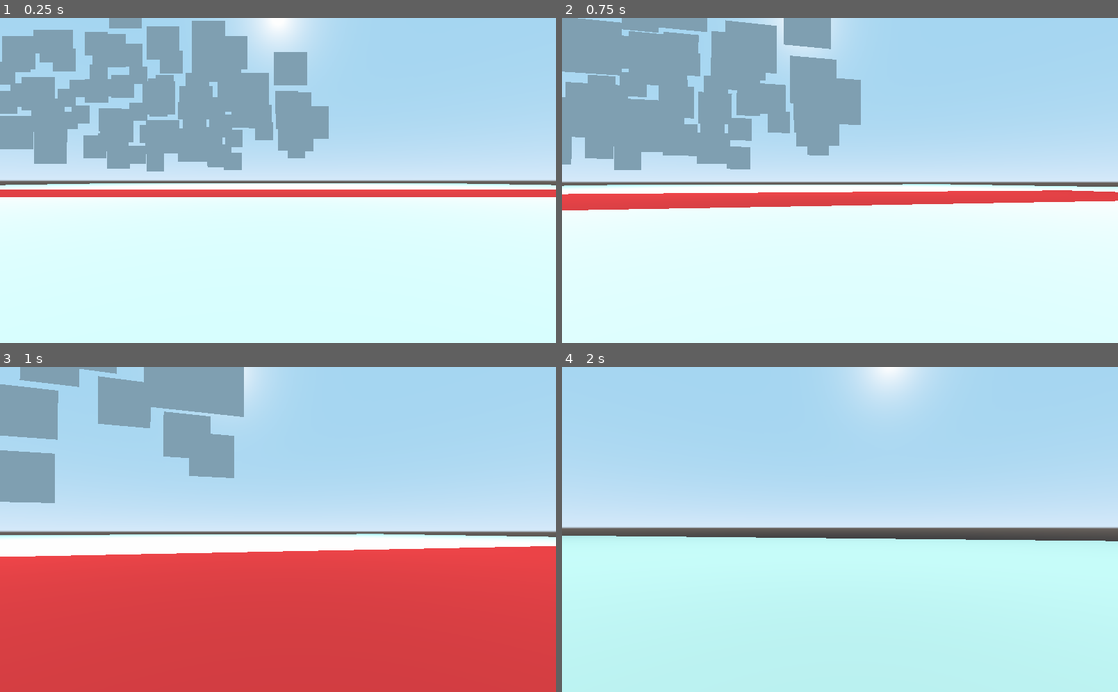
Above: before the commit, frames 1-4 (two rows, left to right).
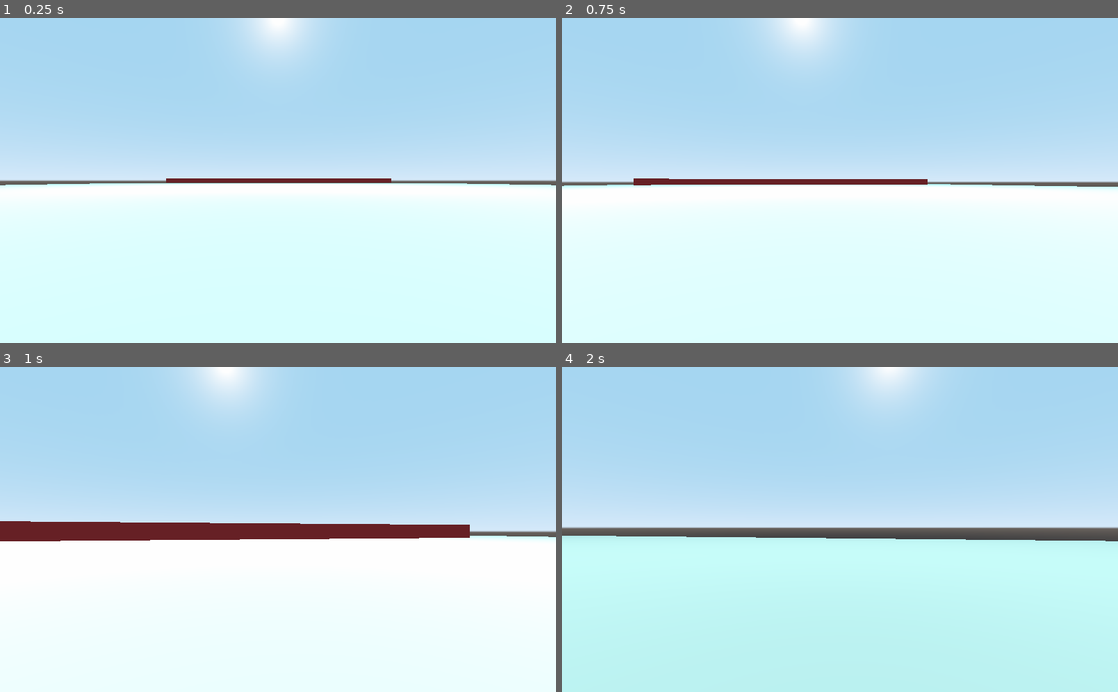
Above: after the commit, the same moments.

Repository: Solcany/latent_garden
Game: Godot game, scene res://latentWalker3d.tscn
Same seed, same stepped clock (60 frames per second), same inputs: the game is played once before the commit and once after it.
Inputs (mouse positions are in pixels of both pictures, inside the frame that each line leads up to):
- Up to frame 1 (0.25 s): no input
- Up to frame 2 (0.75 s): tap Enter at 0.5 s; move the mouse to (867, 180) at 0.52 s; hold Up from 0.53 s (still down); tap Q at 0.6 s
- Up to frame 3 (1 s): keep holding Up
- Up to frame 4 (2 s): keep holding Up; move the mouse to (812, 529) at 1.27 s; tap E at 1.35 s

The runs differ from the first frame. In frame 1, 21% of the frame differs, in the area x 0-100%, y 0-56%; in frame 2, 24%; in frame 3, 57%, in the area x 0-100%, y 0-100%; in frame 4, nothing differs.

Commit message:
spawn multiple player detectors

Diff:
--- /dev/null
+++ b/front_end/latent_garden_godot/PlayerDetector.tscn
@@ -0,0 +1,26 @@
+[gd_scene load_steps=6 format=2]
+
+[ext_resource path="res://floor_3d.gd" type="Script" id=1]
+[ext_resource path="res://printMeshInstanceDimensions.gd" type="Script" id=2]
+
+[sub_resource type="BoxShape" id=4]
+extents = Vector3( 0.5, 0.5, 0.5 )
+
+[sub_resource type="CubeMesh" id=5]
+
+[sub_resource type="SpatialMaterial" id=3]
+albedo_color = Color( 0.807843, 0.184314, 0.184314, 1 )
+
+[node name="Spatial" type="Spatial"]
+
+[node name="BodyEnteredDetector" type="Area" parent="."]
+script = ExtResource( 1 )
+
+[node name="CollisionShape" type="CollisionShape" parent="BodyEnteredDetector"]
+shape = SubResource( 4 )
+
+[node name="MeshInstance" type="MeshInstance" parent="BodyEnteredDetector"]
+transform = Transform( 0.5, 0, 0, 0, -2.18557e-08, -0.01, 0, 0.5, -4.37114e-10, 0, 0, 0 )
+mesh = SubResource( 5 )
+material/0 = SubResource( 3 )
+script = ExtResource( 2 )
--- a/front_end/latent_garden_godot/floor_3d.gd
+++ b/front_end/latent_garden_godot/floor_3d.gd
@@ -1,4 +1,5 @@
 extends Area
+
 
 
 # Declare member variables here. Examples:
@@ -8,7 +9,8 @@
 
 # Called when the node enters the scene tree for the first time.
 func _ready():
-	pass # Replace with function body.
+	connect("body_entered", self, "_on_self_entered")
+	##pass # Replace with function body.
 
 
 # Called every frame. 'delta' is the elapsed time since the previous frame.
@@ -20,10 +22,12 @@
 
 
 func _physics_process(delta):
-	var overlaps : Array = get_overlapping_bodies()
-	if !overlaps.empty():
+
+	pass
+	#var overlaps : Array = get_overlapping_bodies()
+#	if !overlaps.empty():
 #		emit_signal("player_entered");
-		print("overlaps!")
+#		print("overlaps!")
 
 
 #		for ov in overlaps:
@@ -33,3 +37,7 @@
 #	elif(is_in_portal):
 #		is_in_portal = false
 #		emit_signal("player_left_portal")
+
+func _on_self_entered(body):
+	print("Detector:" + self.name)
+	print("body:" + body.name)
--- a/front_end/latent_garden_godot/latentWalker3d.tscn
+++ b/front_end/latent_garden_godot/latentWalker3d.tscn
@@ -1,6 +1,6 @@
 [gd_scene load_steps=11 format=2]
 
-[ext_resource path="res://latentWalker3d.gd" type="Script" id=1]
+[ext_resource path="res://spawn_player_detectors.gd" type="Script" id=1]
 [ext_resource path="res://fps_camera.gd" type="Script" id=2]
 [ext_resource path="res://floor_3d.gd" type="Script" id=3]
 
@@ -28,6 +28,7 @@
 
 [node name="BodyEnteredDetector" type="Area" parent="."]
 transform = Transform( 3, 0, 0, 0, 1, 0, 0, 0, 3, 0, -0.0496547, -0.337947 )
+visible = false
 script = ExtResource( 3 )
 
 [node name="CollisionShape" type="CollisionShape" parent="BodyEnteredDetector"]
@@ -52,15 +53,15 @@
 [node name="cam" type="Camera" parent="3d_player"]
 transform = Transform( 1, 0, 0, 0, 1, 0, 0, 0, 1, 0, 0, 0.0028494 )
 
-[node name="collider" type="RigidBody" parent="3d_player"]
+[node name="player_collider" type="RigidBody" parent="3d_player"]
 
-[node name="MeshInstance" type="MeshInstance" parent="3d_player/collider"]
+[node name="MeshInstance" type="MeshInstance" parent="3d_player/player_collider"]
 transform = Transform( 0.05, 0, 0, 0, -2.18557e-09, -0.05, 0, 0.05, -2.18557e-09, 0, 0.0191733, 0 )
 visible = false
 mesh = SubResource( 6 )
 material/0 = null
 
-[node name="CollisionShape" type="CollisionShape" parent="3d_player/collider"]
+[node name="CollisionShape" type="CollisionShape" parent="3d_player/player_collider"]
 transform = Transform( 0.05, 0, 0, 0, -2.18557e-09, -0.05, 0, 0.05, -2.18557e-09, 0, 0.0191733, 0 )
 shape = SubResource( 7 )
 
--- /dev/null
+++ b/front_end/latent_garden_godot/printMeshInstanceDimensions.gd
@@ -0,0 +1,17 @@
+extends MeshInstance
+
+
+# Declare member variables here. Examples:
+# var a = 2
+# var b = "text"
+
+
+# Called when the node enters the scene tree for the first time.
+func _ready():
+	print(self.scale.y)
+	pass # Replace with function body.
+
+
+# Called every frame. 'delta' is the elapsed time since the previous frame.
+#func _process(delta):
+#	pass
--- /dev/null
+++ b/front_end/latent_garden_godot/spawn_player_detectors.gd
@@ -0,0 +1,32 @@
+extends Spatial
+export var detectors_num = 3
+export var detector_scalar_z = 0.1
+var step_z = 0.11 #detector_scalar_z/2;
+var PLAYER_DETECTOR_SCENE = load("res://PlayerDetector.tscn")
+
+
+
+# Declare member variables here. Examples:
+# var a = 2
+# var b = "text"
+
+
+# Called when the node enters the scene tree for the first time.
+func _ready():
+
+	for i in range(detectors_num):
+		var player_detector = PLAYER_DETECTOR_SCENE.instance()
+		player_detector.scale.z = detector_scalar_z
+		player_detector.translation.z = step_z * i
+		player_detector.name = "detector_" + str(i)
+
+		#image_canvas.set_name(c_name)
+		#image_canvas.visible = true
+	#player_detector.translate(Vector3(0,0,10))
+		self.add_child(player_detector)
+
+
+
+# Called every frame. 'delta' is the elapsed time since the previous frame.
+#func _process(delta):
+#	pass
Not shown, changed: front_end/.DS_Store
